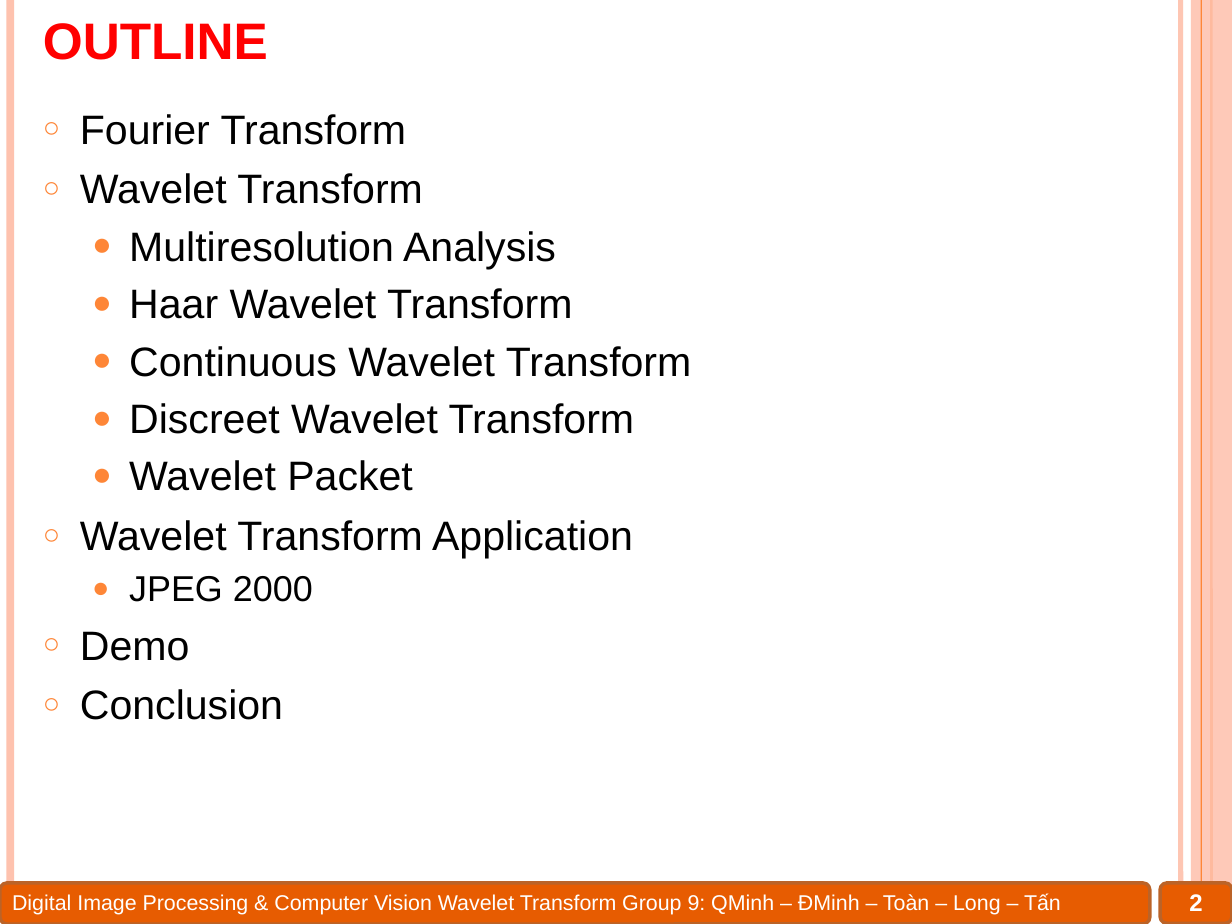
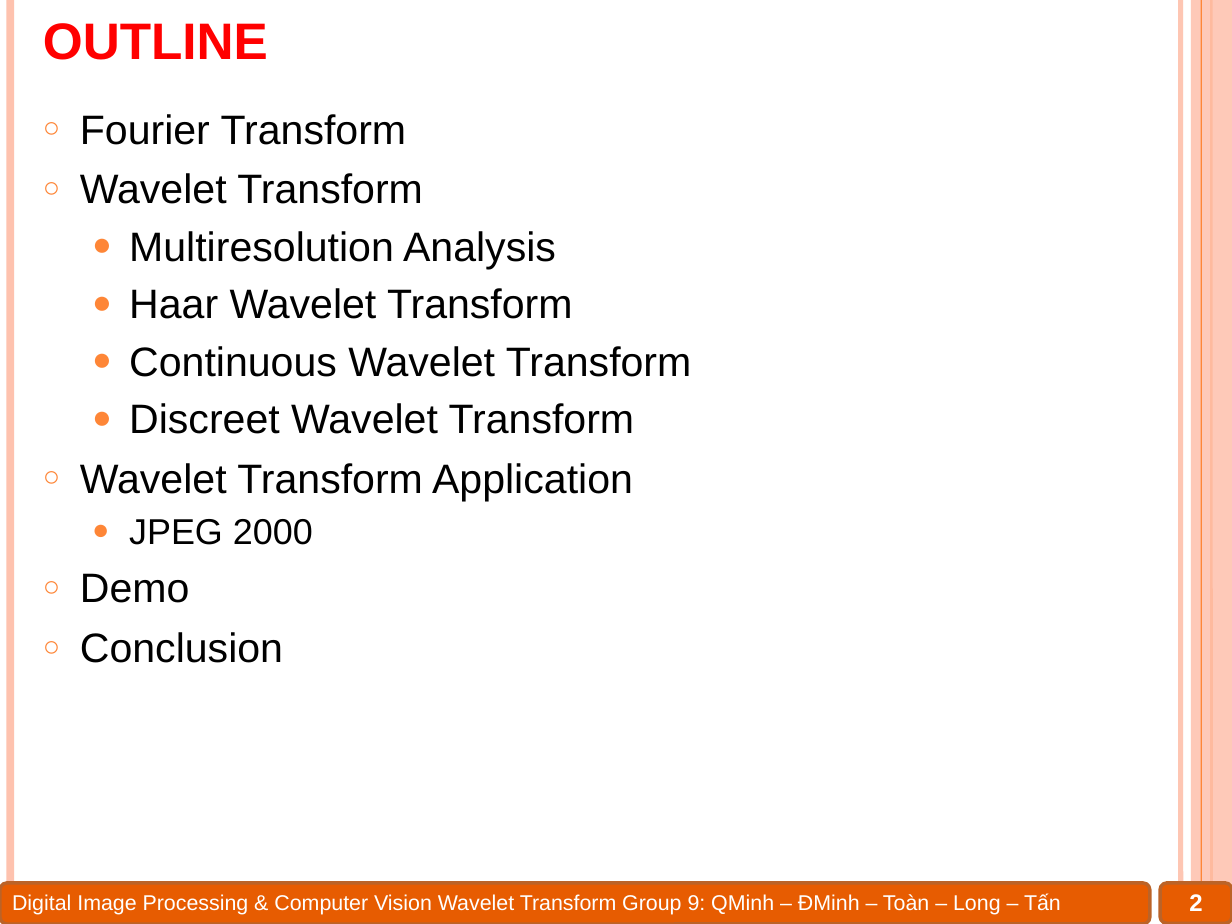
Before and after one commit to Alex7Huynh/dip-g9, a slide deck: slide 2 of 6. PPT/Wavelet transform.pptx. Drawn at 1232x924 pixels with LibreOffice and Linux fonts; fonts in the diff are those of the drawing. Boxes give left, top, right and bottom in pixels: in the first picture for what was removed or moved away, otherwise in the second. Text is boxed around its words. In the diff, an @@ line names an element or a change of style, - is before the commit and + after.

```diff
--- a/6. PPT/Wavelet transform.pptx
+++ b/6. PPT/Wavelet transform.pptx
@@ text at <box>129,460,413,491</box>: paragraph removed @@
-  ● Wavelet Packet
```
Also in this commit, not shown: 7 other slides changed, 7 slides removed, 3 other files.
